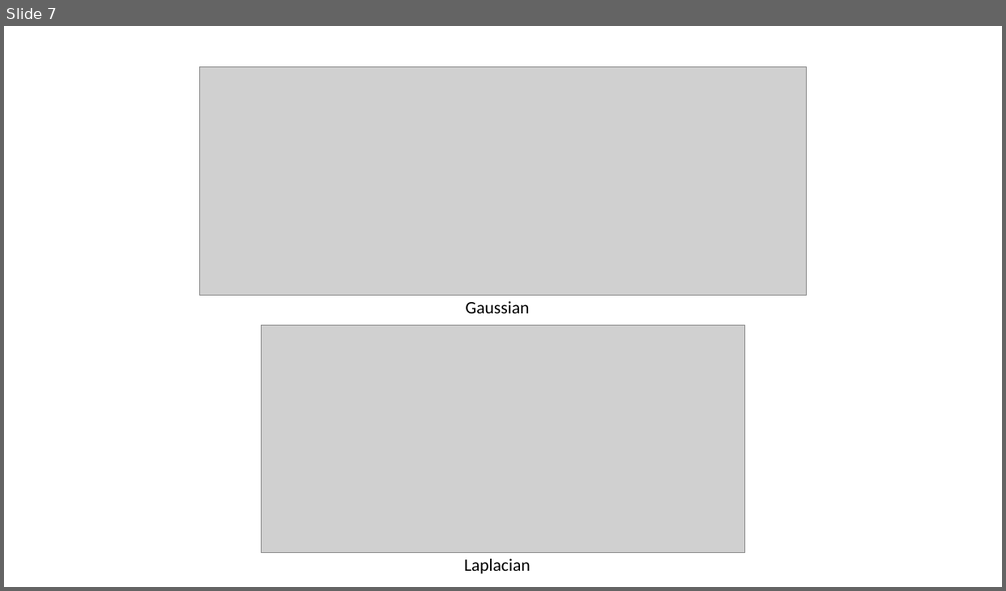
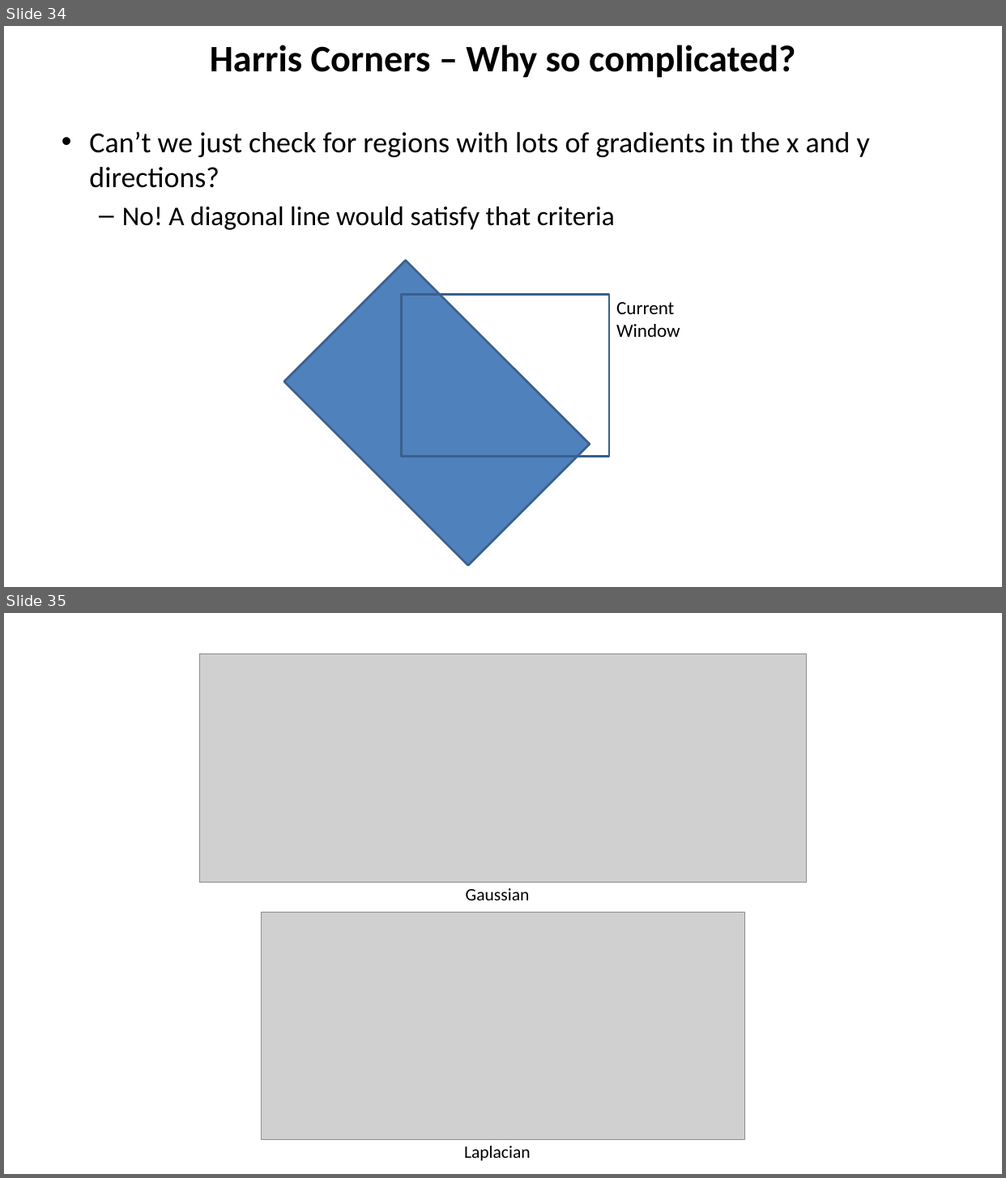
Before and after one commit to YoniChechik/AI_is_Math, a slide deck: c_08_features/features.pptx. Shown one above the other, each under a label of ours: slide 7 before the commit, slides 34 and 35 after it. The pictures are 1006x591 and 1006x1178 pixels, drawn with LibreOffice and Linux fonts; fonts in the diff are those of the drawing; grey boxes stand for pictures. Boxes give left, top, right and bottom in pixels: in the first picture for what was removed or moved away, otherwise in the second. Text is boxed around its words. In the diff, an @@ line names an element or a change of style, - is before the commit and + after.

```diff
--- a/c_08_features/features.pptx
+++ b/c_08_features/features.pptx
@@ slide 34 added at box(4, 26, 1002, 587), background #FFFFFF @@
@@ title added at box(210, 45, 795, 78), 36 pt, text #000000, bold @@
+Harris Corners – Why so complicated?
@@ text added at box(89, 131, 870, 230), 28 pt, text #000000 @@
+• Can’t we just check for regions with lots of gradients in the x and y directions?
+  – No! A diagonal line would satisfy that criteria
@@ rectangle added at box(284, 260, 590, 565), fill #4F81BD, outline #3A5F8C 2 pt @@
@@ rectangle added at box(402, 295, 610, 457), outline #3A5F8C 2 pt @@
@@ text added at box(616, 302, 680, 337), 18 pt, text #000000 @@
+Current Window
@@ what was slide 7 is now slide 35 @@
```
Also in this commit, not shown: 32 other slides added, 1 slide removed.
